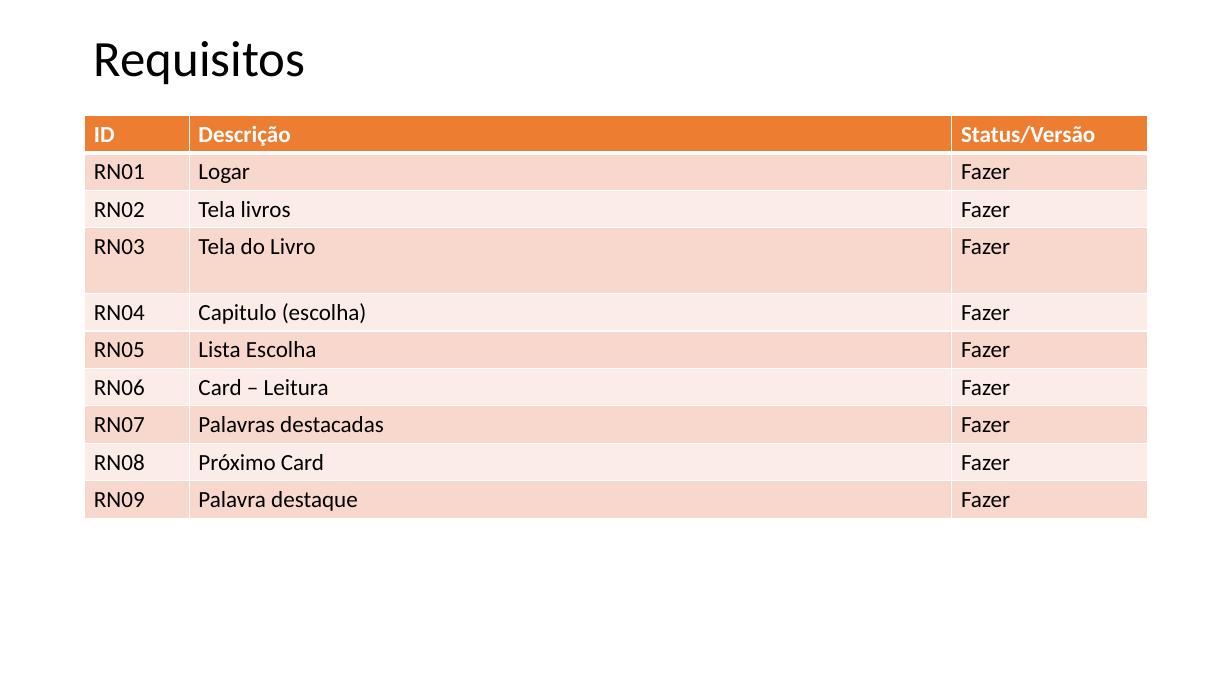
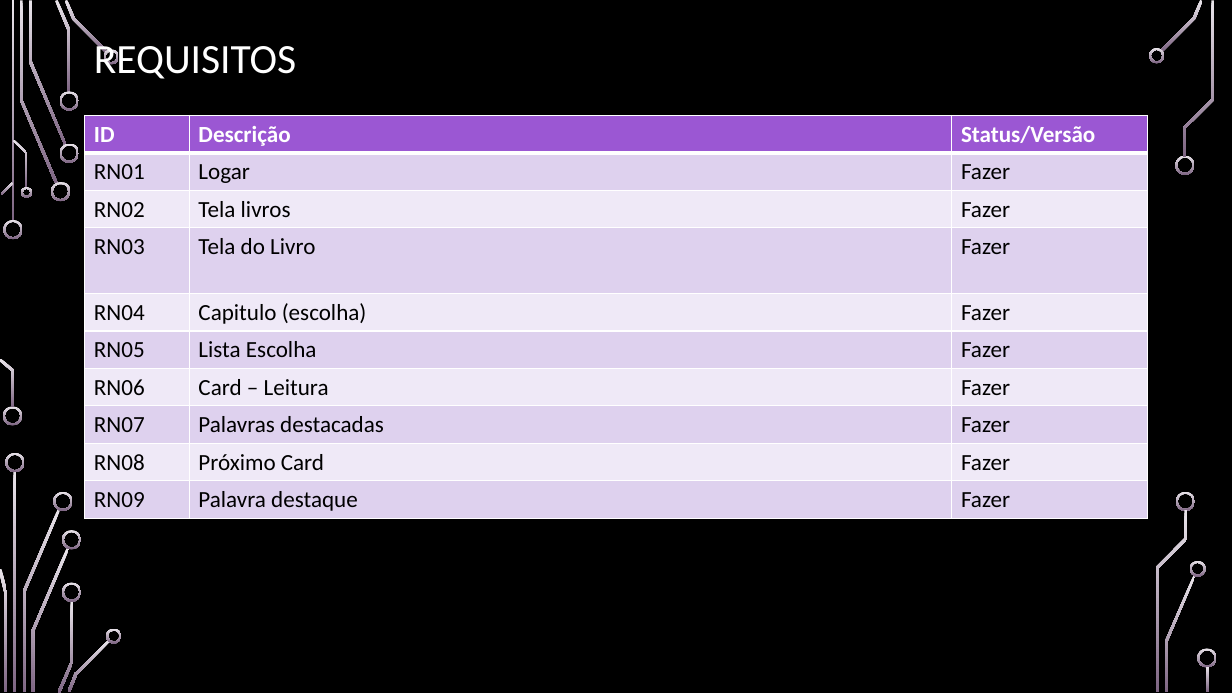
Before and after one commit to viniciuss1812/Projeto-Bookcard, a slide deck: slide 19 of Documentacao/bookCarddocumentacao.pptx. Drawn at 1232x693 pixels with LibreOffice and Linux fonts; fonts in the diff are those of the drawing; background and template pictures are left out. Boxes give left, top, right and bottom in pixels: in the first picture for what was removed or moved away, otherwise in the second. Text is boxed around its words. In the diff, an @@ line names an element or a change of style, - is before the commit and + after.

```diff
--- a/Documentacao/bookCarddocumentacao.pptx
+++ b/Documentacao/bookCarddocumentacao.pptx
@@ background #FFFFFF to picture (left out) @@
@@ title at (94, 38, 296, 79): text changed; size 39.6 to 32.4 pt; text colour #000000 to #FFFFFF @@
-Requisitos
+REQUISITOS
@@ table at (85, 116, 1148, 518) @@
@@ fill #ED7D31 to #9B57D3 in row 1 @@
@@ fill #F8D7CE to #DED1EF in 15 cells @@
@@ fill #FCECE8 to #EFEAF7 in 12 cells @@
@@ group added at (0, 0, 1217, 693): 33 freeform shapes, 3 rectangles @@
```
Also in this commit, not shown: 18 other slides changed, 34 other files.
